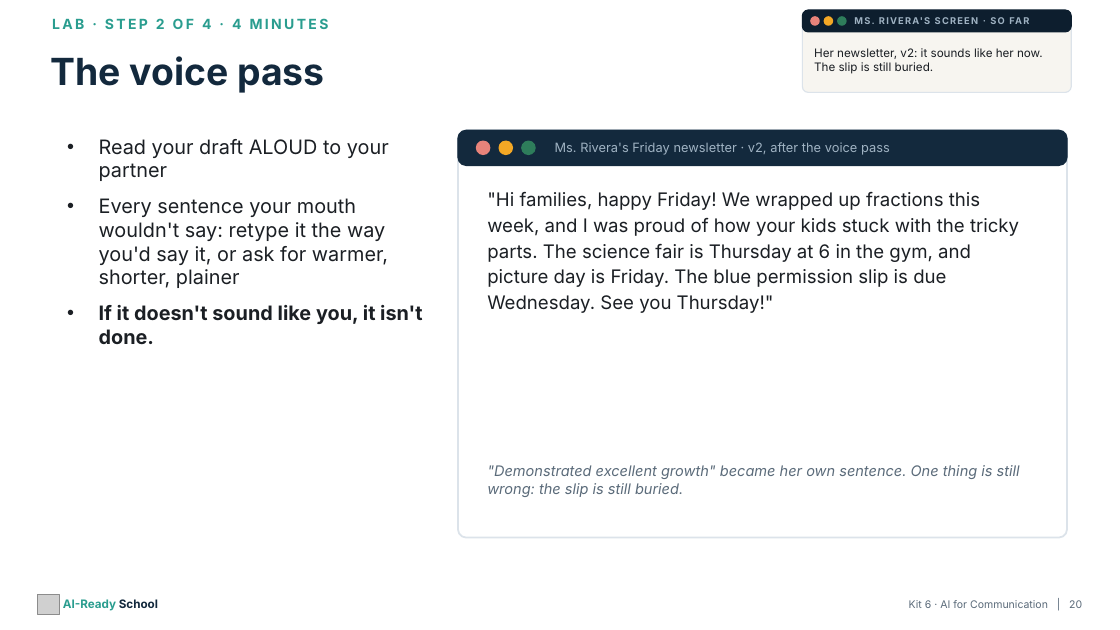
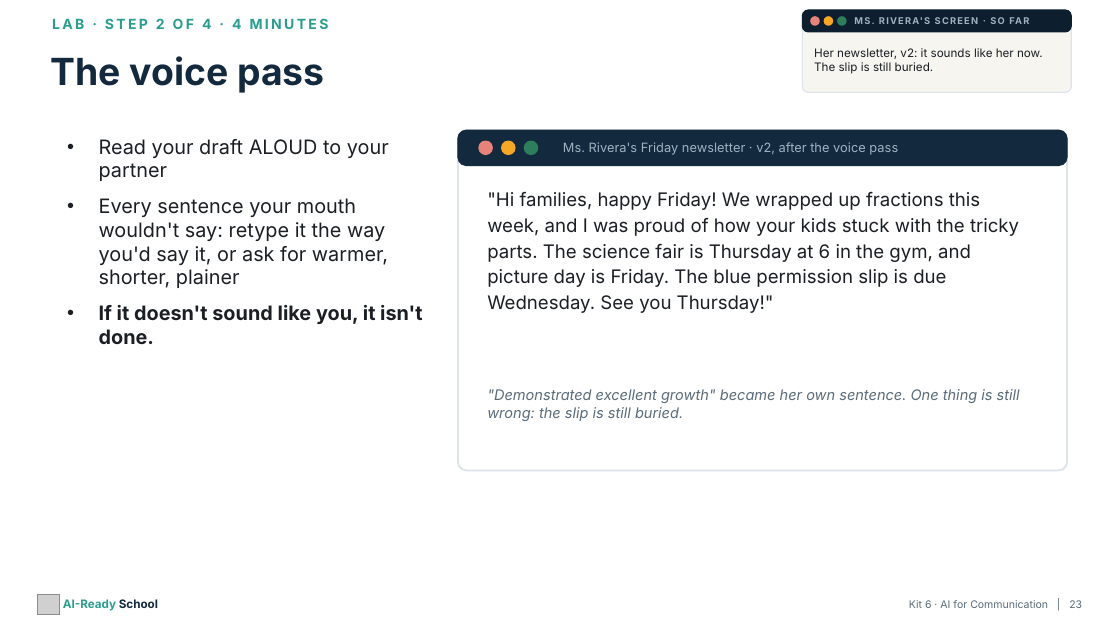
Before and after one commit to aspinozzi1/Ai-School-Ready, a slide deck: slide 23 of kits/kit06/Kit06_PresentationDeck.pptx (slide 20 before the commit). Drawn at 1120x630 pixels with LibreOffice and Linux fonts; fonts in the diff are those of the drawing; grey boxes stand for pictures. Boxes give left, top, right and bottom in pixels: in the first picture for what was removed or moved away, otherwise in the second. Text is boxed around its words. In the diff, an @@ line names an element or a change of style, - is before the commit and + after.

```diff
--- a/kits/kit06/Kit06_PresentationDeck.pptx
+++ b/kits/kit06/Kit06_PresentationDeck.pptx
@@ rounded rectangle: place and size @@
-rounded rectangle at box(458, 130, 1067, 538)
+rounded rectangle at box(458, 130, 1067, 471)
@@ rounded rectangle at box(458, 130, 1067, 471): proportions changed @@
@@ text "Ms. Rivera's Friday newsletter · ...": place and size @@
-text "Ms. Rivera's Friday newsletter · ..." at box(555, 142, 890, 155)
+text "Ms. Rivera's Friday newsletter · ..." at box(563, 142, 898, 155)
@@ text ""Demonstrated excellent growth" became her ...": place and size @@
-text ""Demonstrated excellent growth" became her ..." at box(487, 465, 1020, 497)
+text ""Demonstrated excellent growth" became her ..." at box(487, 389, 1020, 421)
@@ text at box(909, 600, 1082, 608): text changed @@
-Kit 6 · AI for Communication | 20
+Kit 6 · AI for Communication | 23
```
Also in this commit, not shown: 12 other slides changed, 5 slides added, 7 other files.
